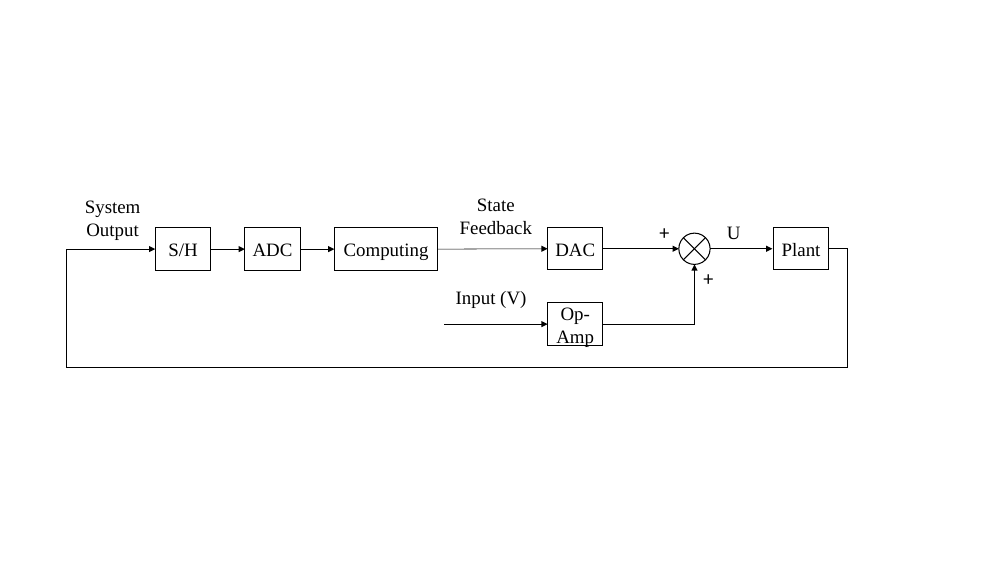
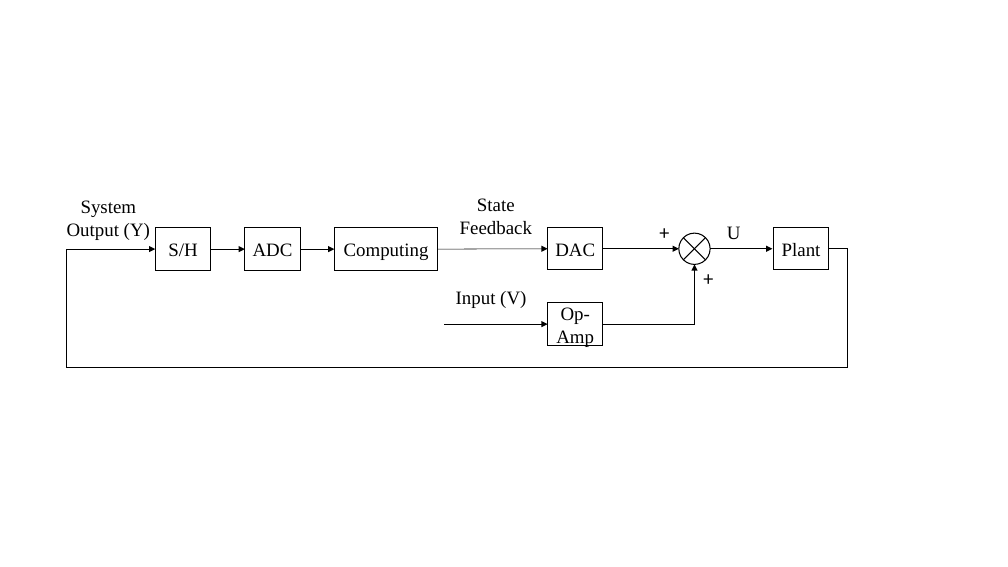
Before and after one commit to Vehshanaan/ACaD-Coursework, a slide deck: slide 2 of Report/pics/框图.pptx. Drawn at 1008x567 pixels with LibreOffice and Linux fonts; fonts in the diff are those of the drawing. Boxes give left, top, right and bottom in pixels: in the first picture for what was removed or moved away, otherwise in the second. Text is boxed around its words. In the diff, an @@ line names an element or a change of style, - is before the commit and + after.

```diff
--- a/Report/pics/框图.pptx
+++ b/Report/pics/框图.pptx
@@ text at box(67, 200, 150, 240): text changed @@
-System Output
+System Output (Y)
```
Also in this commit, not shown: 3 other files.
